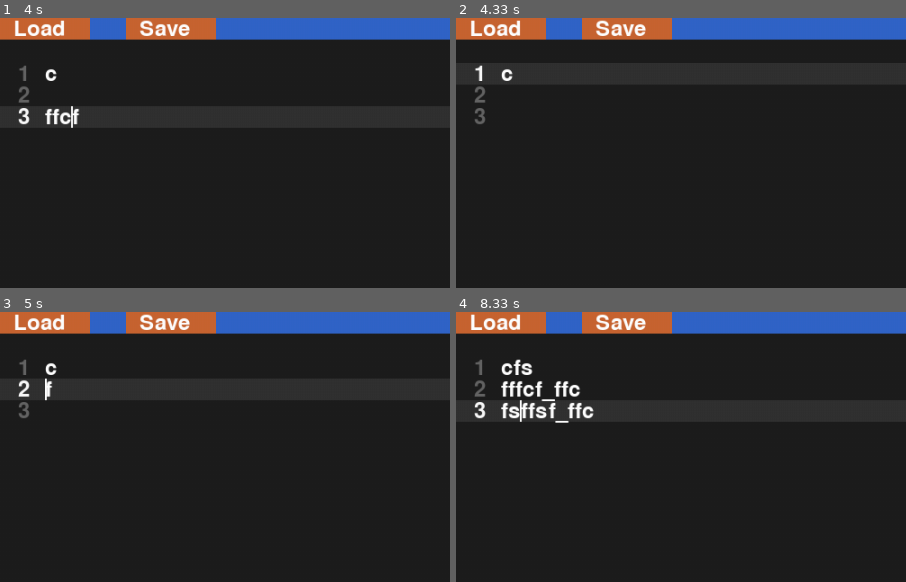
Above: before the commit, frames 1-4 (two rows, left to right).
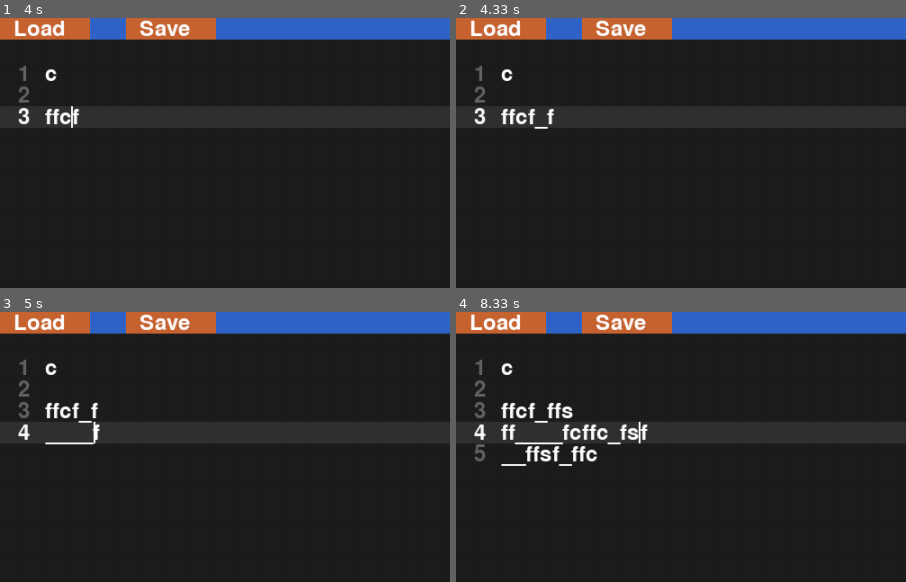
Above: after the commit, the same moments.

Repository: Nuffe/Textbox
Game: pygame game, started from main.py
Same seed, same stepped clock (60 frames per second), same inputs: the game is played once before the commit and once after it.
Inputs:
- Up to frame 1 (4 s): hold C 0.33-0.8 s; hold Right 0.33-0.8 s; tap Enter at 0.88, 1.22 s; click "Save" at 1.6 s; hold Up 2.65-3.12 s; hold Right 3.2-3.67 s; tap F at 3.27, 3.57, 3.77 s; hold Left from 3.7 s (still down); tap C at 3.85 s
- Up to frame 2 (4.33 s): tap F at 4.07 s; release Left at 4.23 s; click "Load" at 4.32 s
- Up to frame 3 (5 s): hold Down 4.6-4.9 s; tap F at 4.67 s; hold Left from 4.93 s (still down)
- Up to frame 4 (8.33 s): tap F at 5, 5.3, 5.43, 5.83, 6.13, 6.5, 6.9, 7.2, 7.4, 7.7, 7.9, 8.23 s; tap C at 5.08, 6.58, 7.98 s; release Left at 5.33 s; hold Up 5.37-5.73 s; tap S at 5.52, 6.98, 8.32 s; hold Right 5.77-6.4 s; hold Down 6.43-6.8 s; hold Left 6.83-7.3 s; hold Right 7.33-7.8 s; hold Up 7.83-8.13 s; hold Right from 8.17 s (still down)
The pictures show only the part of the screen within x 0-50%, y 0-50%; the shares and areas given below are measured in that part.

Frame 1 is identical in both runs. In frame 2, 0.6% of the frame differs, in the area x 4-22%, y 17-42%; in frame 3, 0.9%; in frame 4, 3.4%, in the area x 4-43%, y 17-58%.

Commit message:
import tkinter for filedialog and connect it to load/save buttons

Diff:
--- a/textbox/base.py
+++ b/textbox/base.py
@@ -2,6 +2,10 @@
 import pygame
 from .gap_buffer import gapBuffer
 from  linkedList import *
+import tkinter as tk
+from tkinter import filedialog as fd
+
+
 
 class TextEditor:
     def __init__(self):
@@ -18,9 +22,13 @@
         self.loadButton = pygame.Rect(0, 0, 100, self.font.get_height())
         self.saveButton = pygame.Rect(140, 0, 100,  self.font.get_height())
         self.running = True
+        self.app = tk.Tk()
+        self.filename = ""
 
     def main(self):
 
+        self.app.overrideredirect(1)
+        self.app.withdraw()
         pygame.display.set_caption("Project MilkBox")
         while self.running:
             for event in pygame.event.get():
@@ -29,11 +37,9 @@
                 elif event.type == pygame.MOUSEBUTTONDOWN and event.button == 1:
                     mx,my = event.pos
                     if self.loadButton.collidepoint(mx,my):
-                        self.load("text.txt")
-                        print("Load clicked!")
+                        self.loadDialog()
                     elif self.saveButton.collidepoint(mx,my):
-                        self.save("text.txt")
-                        print("Save clicked!")
+                        self.saveDialog()
                 elif event.type == pygame.KEYDOWN:  # Handles the key events
                     if event.key == pygame.K_BACKSPACE:
                         self.backspace()
@@ -43,9 +49,9 @@
                         self.currentNode.data.clear()
                         self.cursorPos = 0
                     elif event.key == pygame.K_s and pygame.key.get_mods() & pygame.KMOD_CTRL:
-                        self.save("text.txt")
+                        self.save(self.filename)
                     elif event.key == pygame.K_f and pygame.key.get_mods() & pygame.KMOD_CTRL:
-                        self.load("text.txt")
+                        self.loadDialog()
                     elif event.key == pygame.K_ESCAPE:
                         self.running = False
                     elif event.key == pygame.K_DOWN:
@@ -174,7 +180,7 @@
             else:
                 self.screen.blit(line_number_surface, (self.positionX - 43, self.positionY + i * self.font.get_height()))
 
-    # IN DEVELOPMENT
+
     def load(self, filename):
         self.list = LineList()
         self.currentNode = self.list.append(gapBuffer(10))
@@ -215,3 +221,26 @@
 
         self.screen.blit(self.font.render("Load", True, (255,255,255)),(self.loadButton.x + 15, 0))
         self.screen.blit(self.font.render("Save", True, (255,255,255)),(self.saveButton.x + 15, 0))
+
+    def loadDialog(self):
+        filetypes = [
+            ("Text files", "*.txt")
+        ]
+        filename = fd.askopenfilename(
+            filetypes= filetypes,
+        )
+        if  filename:
+            self.load(filename)
+            self.filename = filename
+            print(filename)
+
+    def saveDialog(self):
+        filetypes = [
+            ("Text files", "*.txt")
+        ]
+        filename = fd.asksaveasfilename(
+            filetypes= filetypes,
+        )
+        if  filename:
+            self.save(filename)
+            print(filename)
